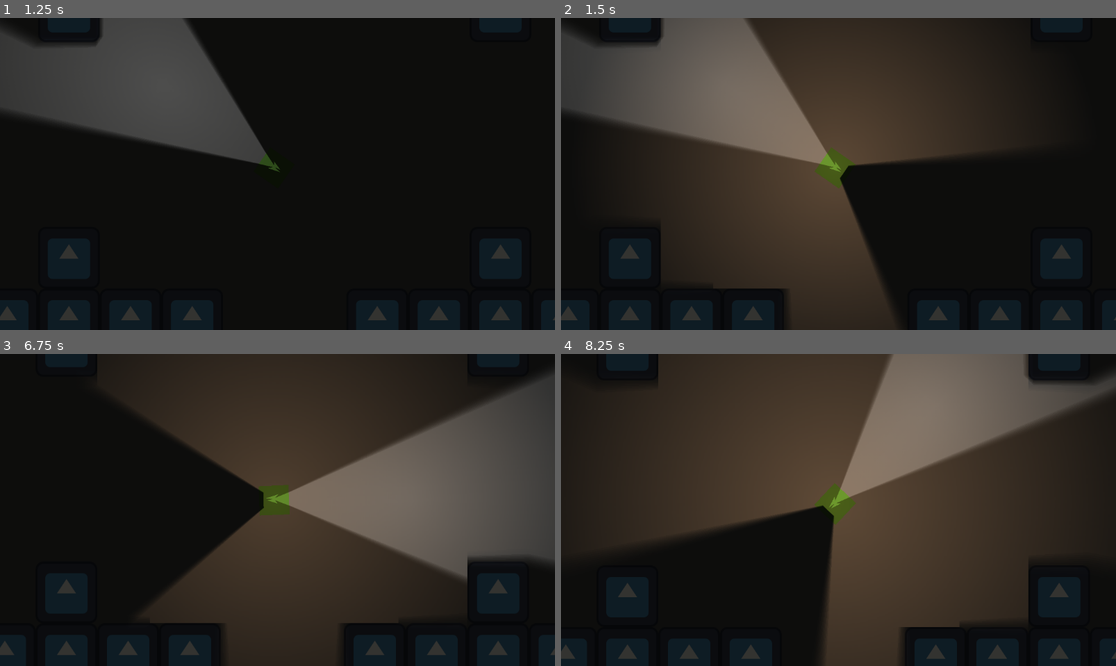
Above: before the commit, frames 1-4 (two rows, left to right).
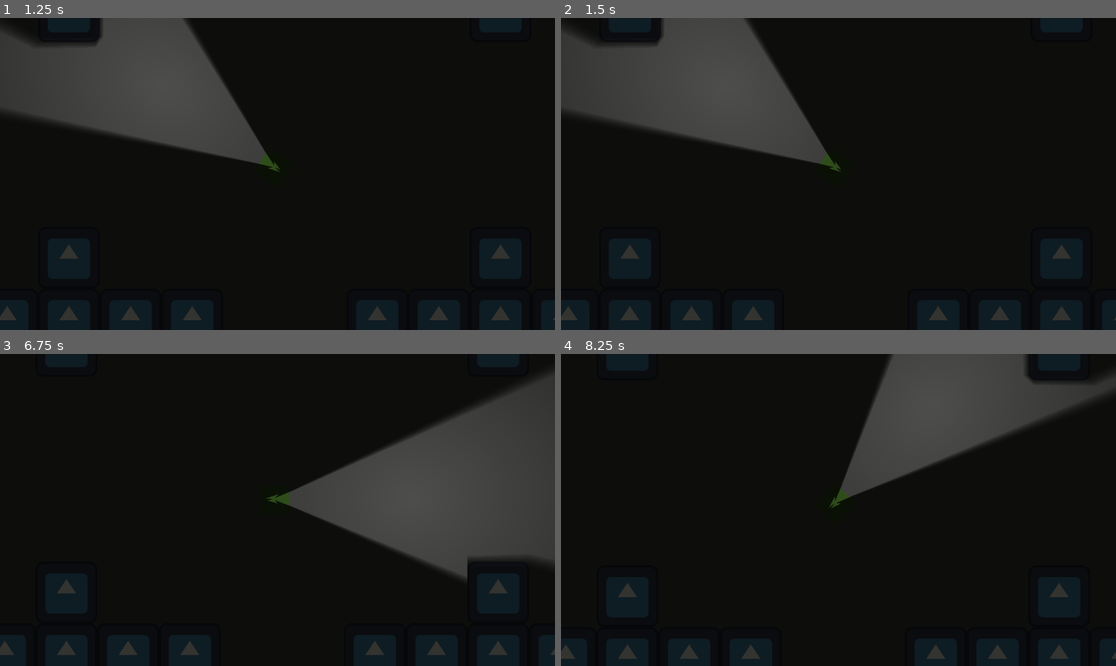
Above: after the commit, the same moments.

Repository: delaitaris/top-down-movement-game
Game: Godot game, scene res://scenes/game.tscn
Same seed, same stepped clock (60 frames per second), same inputs: the game is played once before the commit and once after it. The engine's default icon, where the game draws it, is replaced by a stand-in: a white triangle on a blue panel in a dark square.
Inputs (mouse positions are in pixels of both pictures, inside the frame that each line leads up to):
- Up to frame 1 (1.25 s): tap Enter at 0.5 s; move the mouse to (188, 105) at 0.52 s; tap 1 (1) at 0.6 s; click (188, 105) at 0.67 s; tap 2 (2) at 0.8 s
- Up to frame 2 (1.5 s): tap Space at 1.25 s; tap 2 (2) at 1.35 s; click (749, 105) at 1.42 s
- Up to frame 3 (6.75 s): tap 3 (3) at 1.55, 2.1 s; tap Enter at 2 s; click (188, 441) at 2.17 s; tap 4 (4) at 2.3, 2.85 s; tap Space at 2.75 s; click (188, 441) at 2.92 s; tap A (a) at 3.05, 3.6 s; move the mouse to (444, 556) at 3.52 s; click (444, 556) at 3.67 s; tap D (d) at 3.8, 4.35 s; tap R (reload) at 4.15 s; move the mouse to (111, 463) at 4.27 s; click (111, 463) at 4.42 s; tap S (s) at 4.55, 5.1 s; move the mouse to (305, 510) at 5.02 s; press the mouse at (305, 510) at 5.03 s; move the mouse to (194, 432) at 5.77 s; release the mouse at (194, 432) at 5.78 s; click (194, 432) at 5.85 s; tap W (w) at 6.05, 6.6 s; move the mouse to (399, 494) at 6.52 s; click (399, 494) at 6.67 s
- Up to frame 4 (8.25 s): tap 1 (1) at 6.8, 7.35 s; tap Enter at 7.25 s; move the mouse to (727, 525) at 7.27 s; click (727, 525) at 7.42 s; tap 2 (2) at 7.55, 8.1 s; tap Space at 8 s; move the mouse to (894, 441) at 8.02 s; click (894, 441) at 8.17 s

Frame 1 is identical in both runs. In frame 2, 43% of the frame differs, in the area x 15-83%, y 0-100%; in frame 3, 43%; in frame 4, 60%, in the area x 4-95%, y 0-100%.

Commit message:
fixed guns
okay yeah i think they're all done. i should've made a branch but hey, whatever. shotgun still isn't a shotgun but it's fine, i'll do that later, but now i have to make enemies. ugghhhhhhhhh

Diff:
--- a/scripts/bullet.gd
+++ b/scripts/bullet.gd
@@ -1,9 +1,9 @@
 extends Node2D
-@onready var speed: float = 14000.0
+@onready var speed: float = 5000.0
 @onready var damage: float = 35.0
 @onready var max_lifetime: float = 4.0
 @onready var line_2d: Line2D = $Line2D
-
+@export var max_spread_degrees: float = 6.0
 
 var velocity: Vector2 = Vector2.ZERO
 var lifetime: float = 0.0
@@ -11,6 +11,10 @@
 
 # Called when the node enters the scene tree for the first time.
 func _ready() -> void:
+	var max_spread_rad = deg_to_rad(max_spread_degrees)
+	var random_offset = randf_range(-max_spread_rad, max_spread_rad)
+	rotation += random_offset
+
 	velocity = Vector2.RIGHT.rotated(rotation) * speed
 
 	line_2d.clear_points()
@@ -43,10 +47,11 @@
 		queue_free()
 
 func update_tracer(_movement_step: Vector2) -> void:
-	var current_length = min(200, total_distance_traveled)
+	var max_tracer_length = 250.0
+	var current_length = min(max_tracer_length, total_distance_traveled)
 
 	line_2d.set_point_position(1, Vector2.ZERO)
-	line_2d.set_point_position(0, Vector2(-current_length, 0.0)) #change for differing length of tracer
+	line_2d.set_point_position(0, Vector2.LEFT * current_length)
 
 func handle_collision(result: Dictionary) -> void:
 	var collider = result.collider
--- a/scripts/character.gd
+++ b/scripts/character.gd
@@ -29,11 +29,11 @@
 var reloading = false
 var cooldowntime = 1
 var current_gun = Gun.UNARMED
-var pistolmagazine = 1
+var pistolmagazine = 7
 var pistolmagazinemax = 1
-var riflemagazine = 1
+var riflemagazine = 30
 var riflemagazinemax = 1
-var shotgunmagazine = 1
+var shotgunmagazine = 5
 var shotgunmagazinemax = 1
 
 
@@ -51,7 +51,7 @@
 	if current_gun == Gun.PISTOL:
 		cooldowntime = 0.2
 	if current_gun == Gun.RIFLE:
-		cooldowntime = 0.8
+		cooldowntime = 0.1
 	if current_gun == Gun.SHOTGUN:
 		cooldowntime = 0.8
 
@@ -136,6 +136,7 @@
 		if current_gun == Gun.PISTOL:
 			shoot()
 			pistolmagazine -= 1
+			print(pistolmagazine)
 			if pistolmagazine <= 0:
 				pistolmagazine = 0
 			pistolshootcooldown.start(cooldowntime)
@@ -161,7 +162,6 @@
 		shootcooldown = true
 	elif Input.is_action_just_pressed("2"):
 		current_gun = Gun.PISTOL
-		shootcooldown = false
 		pistolmagazinemax = 7
 	elif Input.is_action_just_pressed("3"):
 		current_gun = Gun.RIFLE
@@ -172,29 +172,39 @@
 
 
 func shoot() -> void:
-	var bullet = bullet_scene.instantiate()
-	$Muzzleflash.texture_scale = randf_range(4, 6)
-	$Muzzleflash.energy = randf_range(1.5, 2.5)
-
-	if pistolmagazine != 0:
+	if not bullet_scene:
+		return
+
+	# 1. PISTOL CHECK: Must be holding the pistol AND have ammo
+	if current_gun == Gun.PISTOL and pistolmagazine > 0:
+		$Muzzleflash.texture_scale = randf_range(4, 6)
+		$Muzzleflash.energy = randf_range(1.5, 2.5)
 		muzzleflash.enabled = true
 		timerflash.start()
-	if shotgunmagazine != 0:
+
+		# Only instantiate the bullet if we pass the ammo check
+		var bullet = bullet_scene.instantiate()
+		bullet.global_position = muzzle.global_position
+		bullet.global_rotation = muzzle.global_rotation
+		get_tree().current_scene.add_child(bullet)
+
+	# 2. SHOTGUN CHECK: Must be holding the shotgun AND have ammo
+	elif current_gun == Gun.SHOTGUN and shotgunmagazine > 0:
+		$Muzzleflash.texture_scale = randf_range(4, 6)
+		$Muzzleflash.energy = randf_range(1.5, 2.5)
 		muzzleflash.enabled = true
 		timerflash.start()
-	if not bullet_scene:
-		return
-	bullet.global_position = muzzle.global_position
-	bullet.global_rotation = muzzle.global_rotation
-	if pistolmagazine != 0 and current_gun != Gun.RIFLE:
-		get_tree().current_scene.add_child(bullet)
-	if shotgunmagazine != 0 and current_gun != Gun.RIFLE:
+
+		# For a shotgun, we run a loop to spawn multiple pellets at once
+		var bullet = bullet_scene.instantiate()
+		bullet.global_position = muzzle.global_position
+		bullet.global_rotation = muzzle.global_rotation
 		get_tree().current_scene.add_child(bullet)
 
 func shoot_auto() -> void:
 	var bullet = bullet_scene.instantiate()
 	if current_gun == Gun.RIFLE and riflemagazine != 0:
-		pistolshootcooldown.wait_time = 0.1
+		pistolshootcooldown.wait_time = 0.15
 		pistolshootcooldown.start()
 		muzzleflash.enabled = true
 		timerflash.start()
@@ -202,7 +212,7 @@
 		return
 	bullet.global_position = muzzle.global_position
 	bullet.global_rotation = muzzle.global_rotation
-	if riflemagazine != 0 and shootcooldown == false:
+	if riflemagazine != 0 and shootcooldown == false and current_gun == Gun.RIFLE:
 		riflemagazine -= 1
 		shootcooldown = true
 		get_tree().current_scene.add_child(bullet)
